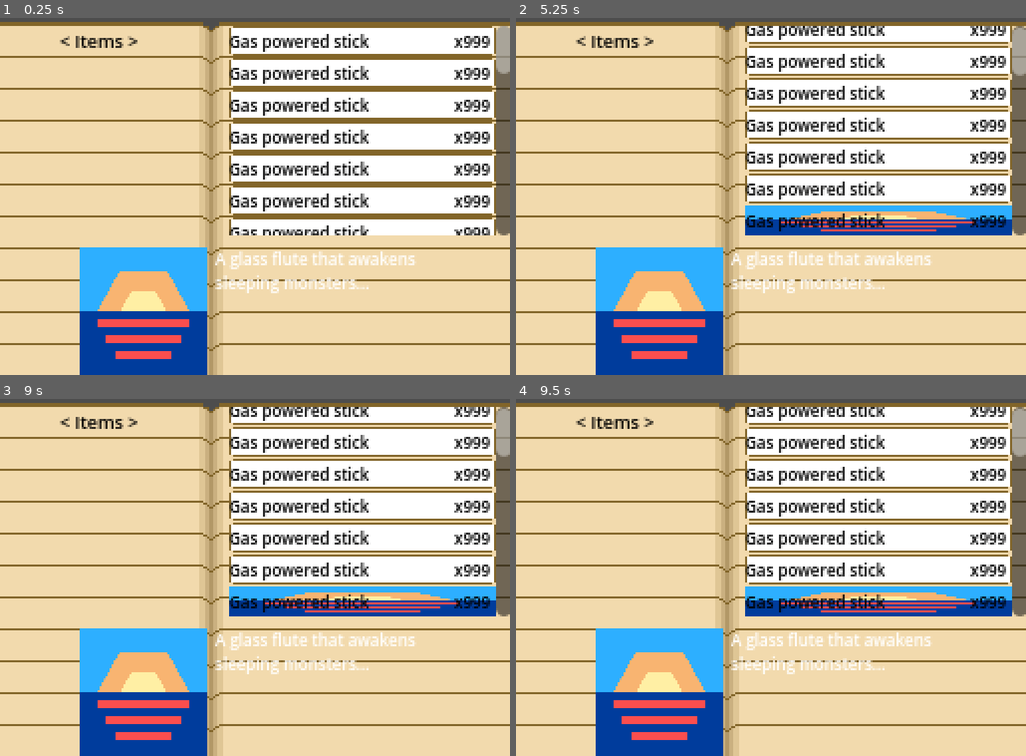
Above: before the commit, frames 1-4 (two rows, left to right).
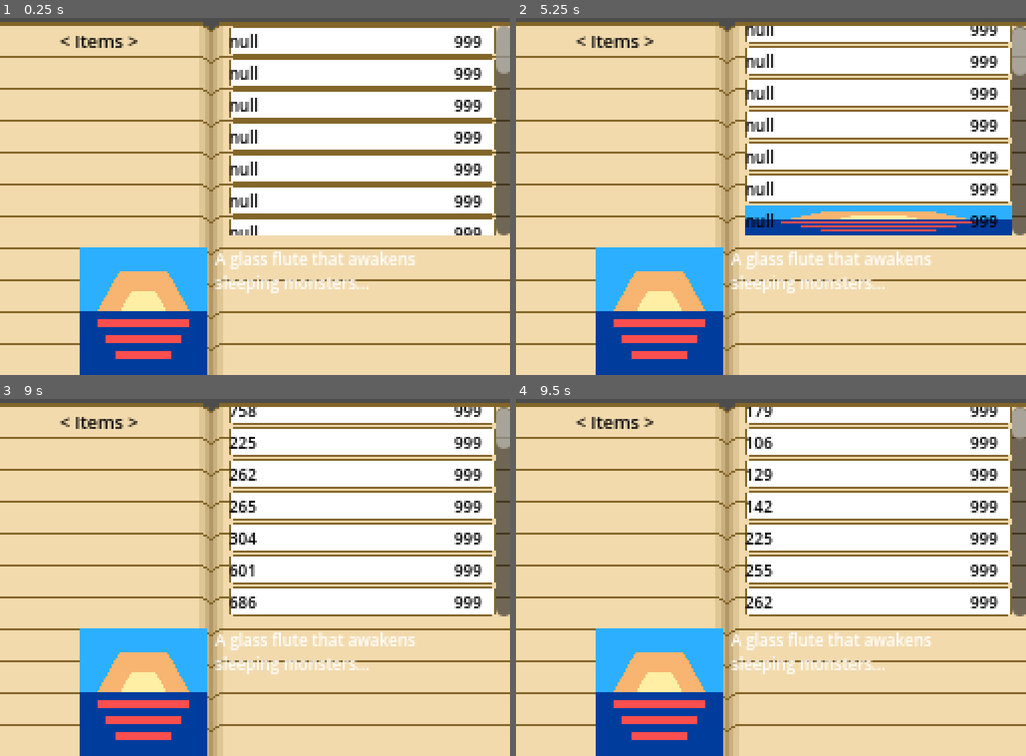
Above: after the commit, the same moments.

Repository: upbeatDiamond/ProjectDaybreakInventory
Game: Godot game, scene res://inventory/inventory.tscn
Two runs of this game, one before a commit and one after it. Both use one fixed random seed, a clock stepped at 60 frames per second and the inputs below.
Inputs:
- Up to frame 1 (0.25 s): no input
- Up to frame 2 (5.25 s): click "x999" (after the commit: "null") at 0.5 s; click "x999" (after the commit: "null") at 1.25 s; click "x999" (after the commit: "null") at 2 s; click "x999" (after the commit: "null") at 2.75 s; click "x999" (after the commit: "null") at 3.5 s; click "x999" (after the commit: "null") at 4.25 s; click "x999" (after the commit: "null") at 5 s
- Up to frame 3 (9 s): click "x999" (after the commit: "null") at 5.75 s; click "x999" (after the commit: "null") at 6.5 s; click "x999" (after the commit: "null") at 7.25 s; click "x999" (after the commit: "null") at 8 s; tap Enter at 8.75 s; hold Right (ui_right) from 8.78 s (still down); hold M (make, bound only after the commit) from 8.78 s (still down)
- Up to frame 4 (9.5 s): keep holding Right (ui_right); keep holding M (make, bound only after the commit)

The runs differ from the first frame. In frame 1, 4.4% of the frame differs, in the area x 44-97%, y 4-61%; in frame 2, 4.6%; in frame 3, 8.5%; in frame 4, 8.6%, in the area x 44-100%, y 2-61%.

Commit message:
Test item slot creation

Diff:
--- a/inventory/inventory_list.gd
+++ b/inventory/inventory_list.gd
@@ -7,6 +7,12 @@
 
 ## 0-indexed
 var current_selected := 0
+var busy := false
+
+
+
+signal busy_ended
+
 
 # Called when the node enters the scene tree for the first time.
 func _ready() -> void:
@@ -16,6 +22,13 @@
 
 # Called every frame. 'delta' is the elapsed time since the previous frame.
 func _process(delta: float) -> void:
+
+	if Input.is_action_pressed("make"):
+		_add_entry(str(randi_range(0, 1024)), randi_range(1, 64) )
+	if Input.is_action_pressed("kill"):
+		clear_entries()
+
+
 	pass
 
 
@@ -24,6 +37,10 @@
 
 
 func clear_entries():
+
+	for item in slot_list.get_children():
+		item.queue_free()
+
 	pass
 
 
@@ -35,10 +52,54 @@
 
 
 func _add_entry(item, count:int):
+
+	## Mutex to reduce chance of list corruption
+	if busy:
+		await busy_ended
+	busy = true
+
+	## Create the item slot
 	var entry = INVENTORY_SLOT.instantiate()
-	slot_list.add_child(entry)
+	entry.item = item
+	entry.count = count
 
-	pass
+	## Resort all the slots to ensure that the entry is in the correct position
+	var sorted_nodes := slot_list.get_children().duplicate()
+	sorted_nodes.append(entry)
+	sorted_nodes.sort_custom(_sort_slots)
+
+	for node in slot_list.get_children():
+		slot_list.remove_child(node)
+
+	for node in sorted_nodes:
+		slot_list.add_child(node)
+
+	## Have the neighbors properly assigned, so if the overall display fails,
+	## the keyboard input still works.
+	for node in slot_list.get_children():
+		var node_index = slot_list.get_children().find(node)
+		if node_index > 0:
+			var neighbor = slot_list.get_children()[node_index-1]
+			node.focus_neighbor_top = neighbor.get_path()
+			neighbor.focus_neighbor_bottom = node.get_path()
+
+		if node_index + 1 < slot_list.get_children().size():
+			var neighbor = slot_list.get_children()[node_index+1]
+			node.focus_neighbor_bottom = neighbor.get_path()
+			neighbor.focus_neighbor_top = node.get_path()
+
+	busy = false
+	busy_ended.emit()
+
+
+# For descending order use > 0
+func _sort_slots(a:InventoryListItem, b:InventoryListItem):
+	if a.list_index < b.list_index:
+		return true
+	elif a.list_index > b.list_index:
+		return false
+	else:
+		return a.text < b.text
 
 
 func set_selection_index(index:int):
--- a/inventory/inventory_slot.gd
+++ b/inventory/inventory_slot.gd
@@ -3,9 +3,29 @@
 
 signal selected( item:InventoryListItem )
 
-var count : int = 0
-var text : String = ""
+var count : int = 0 :
+	set(value):
+		count_label = str("x", value)
+		count = value
+		dirty = true
+	get:
+		if count_label != null:
+			return count_label.text.to_int()
+		return count
+
+var text : String = "" :
+	set(value):
+		name_label = str(value)
+		text = value
+		dirty = true
+	get:
+		if name_label != null:
+			return name_label.text
+		return text
+
+var dirty := true
 var item = "null"
+var list_index : int = 0
 
 @onready var count_label = $Count
 @onready var name_label = $HBoxContainer/Name
@@ -14,12 +34,33 @@
 # Called when the node enters the scene tree for the first time.
 func _ready() -> void:
 	pressed.connect(_on_pressed)
+	_update_labels()
 	pass # Replace with function body.
 
 
 # Called every frame. 'delta' is the elapsed time since the previous frame.
 func _process(delta: float) -> void:
+	if dirty:
+		_update_labels()
 	pass
+
+
+func _update_labels():
+	var clean = true
+
+	## If the count didn't change, it's still dirty.
+	if count_label != null:
+		count_label.text = str(count)
+	else:
+		clean = false
+
+	## If the name didn't change, it's still dirty.
+	if name_label != null:
+		name_label.text = str(item)
+	else:
+		clean = false
+
+	dirty = not clean ## If anything failed, the slot remains dirty.
 
 
 func _on_pressed():
--- a/project.godot
+++ b/project.godot
@@ -25,6 +25,19 @@
 
 project/assembly_name="Project Daybreak Inventory"
 
+[input]
+
+make={
+"deadzone": 0.5,
+"events": [Object(InputEventKey,"resource_local_to_scene":false,"resource_name":"","device":-1,"window_id":0,"alt_pressed":false,"shift_pressed":false,"ctrl_pressed":false,"meta_pressed":false,"pressed":false,"keycode":0,"physical_keycode":77,"key_label":0,"unicode":109,"location":0,"echo":false,"script":null)
+]
+}
+kill={
+"deadzone": 0.5,
+"events": [Object(InputEventKey,"resource_local_to_scene":false,"resource_name":"","device":-1,"window_id":0,"alt_pressed":false,"shift_pressed":false,"ctrl_pressed":false,"meta_pressed":false,"pressed":false,"keycode":0,"physical_keycode":75,"key_label":0,"unicode":107,"location":0,"echo":false,"script":null)
+]
+}
+
 [rendering]
 
 textures/canvas_textures/default_texture_filter=0
